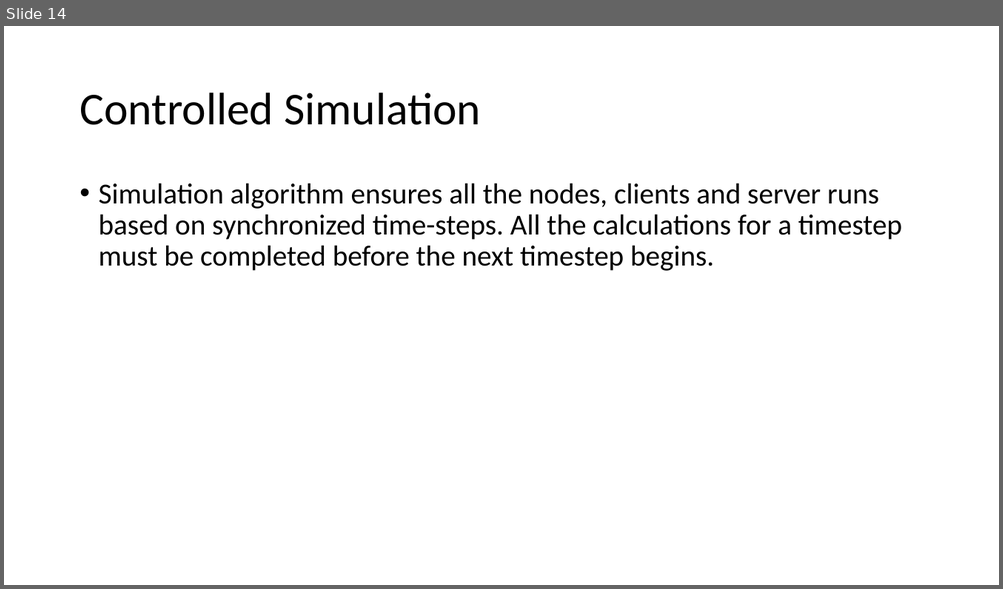
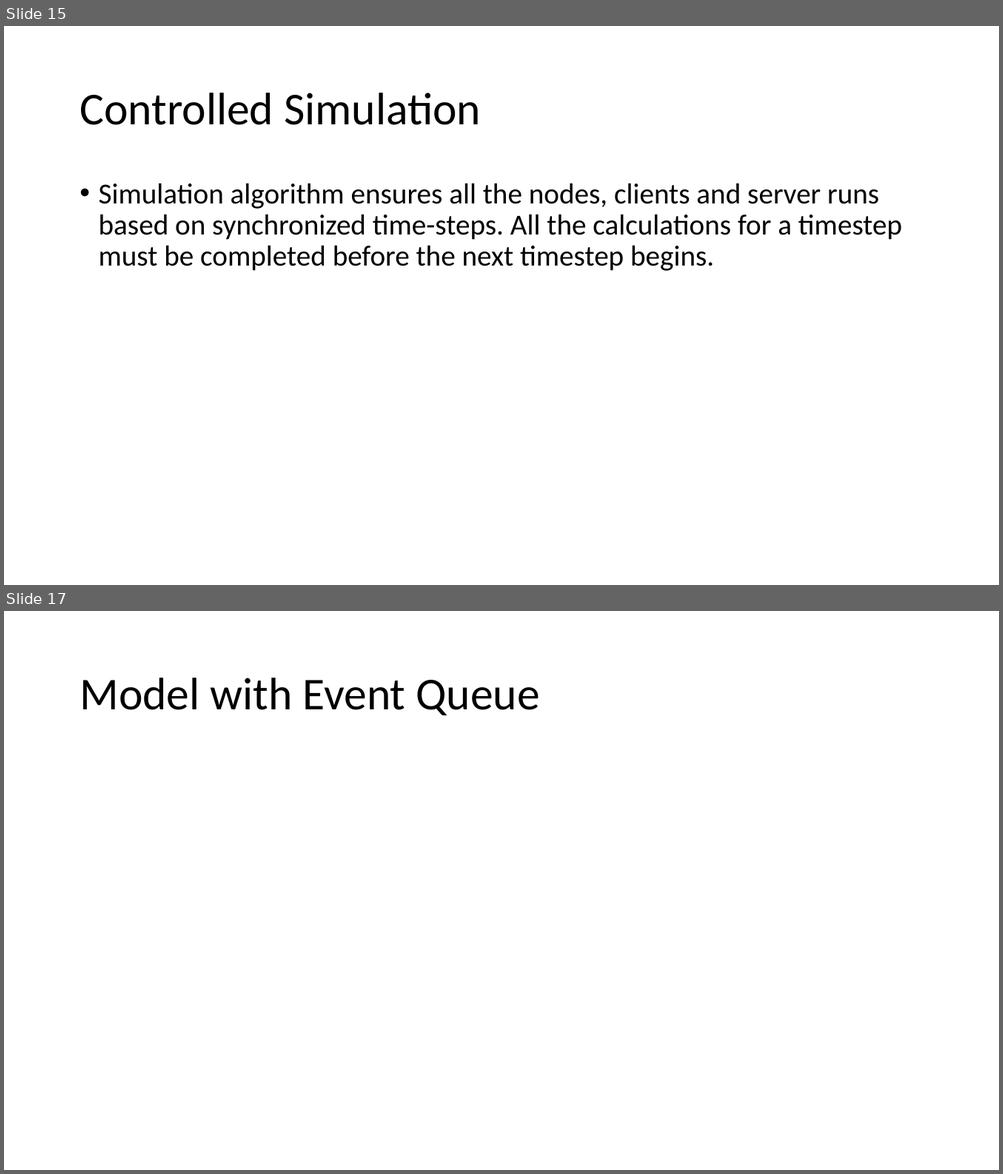
Before and after one commit to adhocmaster/pyns, a slide deck: doc/plan.pptx. Shown one above the other, each under a label of ours: slide 14 before the commit, slides 15 and 17 after it; the slides between them are not shown. The pictures are 1003x589 and 1003x1174 pixels, drawn with LibreOffice and Linux fonts; fonts in the diff are those of the drawing. Boxes give left, top, right and bottom in pixels: in the first picture for what was removed or moved away, otherwise in the second. Text is boxed around its words. In the diff, an @@ line names an element or a change of style, - is before the commit and + after.

Commit message:
Add event queue

```diff
--- a/doc/plan.pptx
+++ b/doc/plan.pptx
@@ slide 17 added at [4, 611, 999, 1170], background #FFFFFF @@
@@ title added at [79, 678, 539, 715], 44 pt, text #000000 @@
+Model with Event Queue
@@ what was slide 14 is now slide 15 @@
```
Also in this commit, not shown: 4 slides changed, 1 other slide added.
